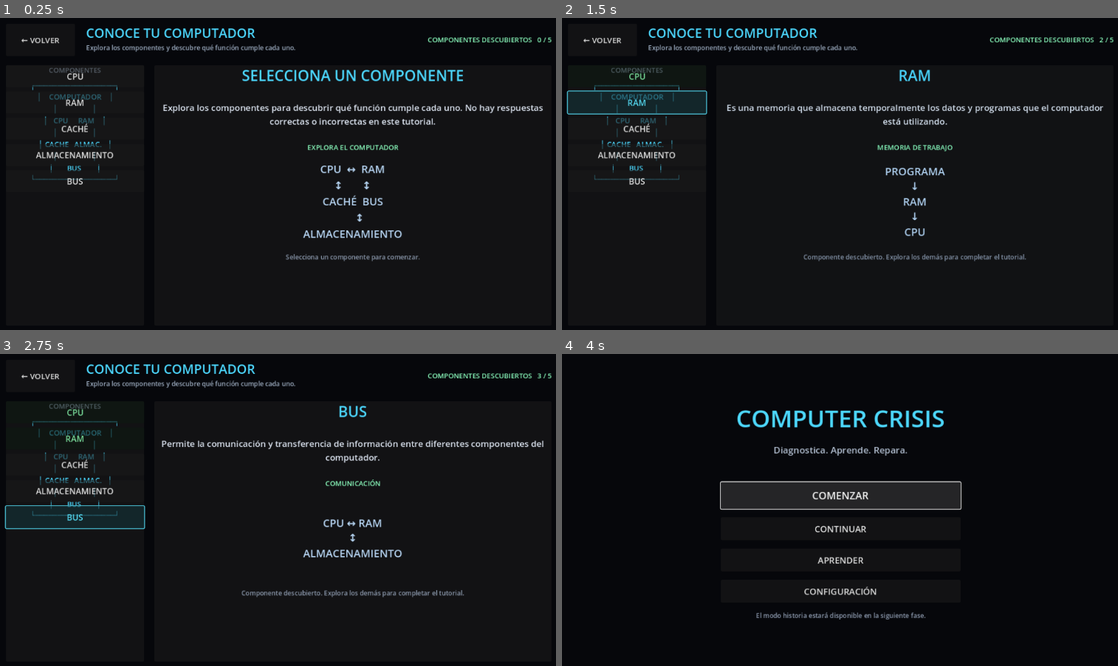
Above: before the commit, frames 1-4 (two rows, left to right).
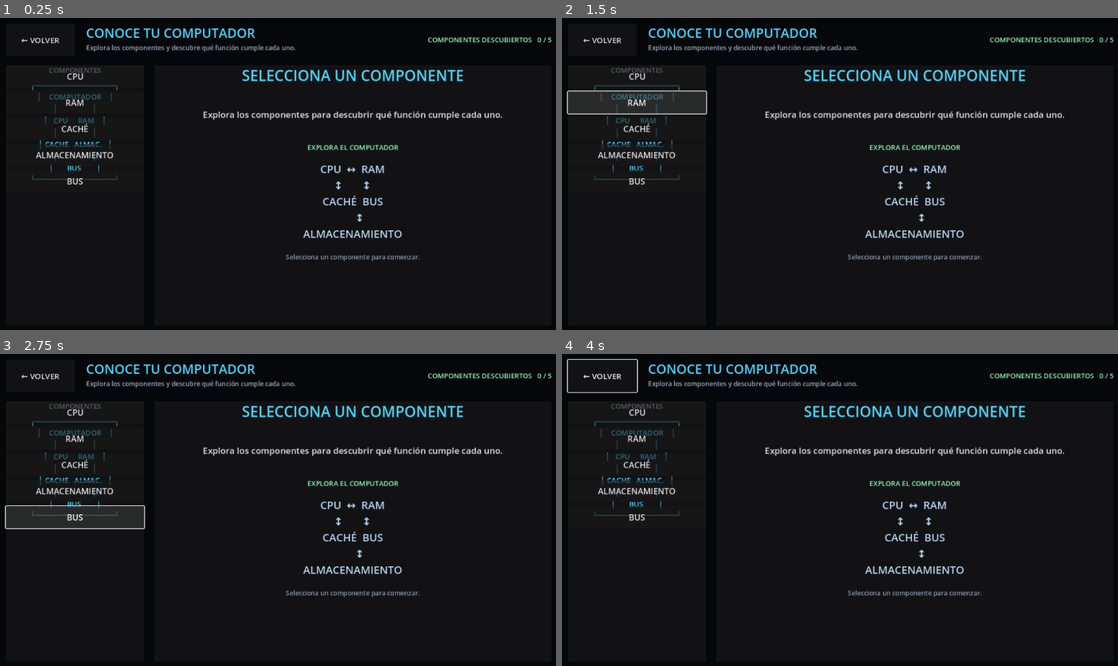
Above: after the commit, the same moments.

Repository: marcifuj/computer-crisis
Game: Godot game, scene res://scenes/tutorial/tutorial.tscn
Two runs of this game, one before a commit and one after it. Both use one fixed random seed, a clock stepped at 60 frames per second and the inputs below. This scene is started directly instead of the project's main scene.
Inputs (mouse positions are in pixels of both pictures, inside the frame that each line leads up to):
- Up to frame 1 (0.25 s): no input
- Up to frame 2 (1.5 s): click "CPU" at 0.5 s; click "RAM" at 1.25 s
- Up to frame 3 (2.75 s): click "BUS" at 2 s
- Up to frame 4 (4 s): click "← VOLVER" at 2.75 s; click (840, 494) at 3.5 s, where only the run before the commit has a clickable "COMENZAR"

The runs differ from the first frame. In frame 1, 1.8% of the frame differs, in the area x 29-98%, y 27-35%; in frame 2, 4.2%; in frame 3, 4.5%; in frame 4, 7.4%, in the area x 0-100%, y 1-86%.
Error after the commit: Invalid access to property or key 'pressed' on a base object of type 'null instance'. (res://scripts/tutorial.gd:56)

Commit message:
fix: organize tutorial component panel

Diff:
--- a/scripts/tutorial.gd
+++ b/scripts/tutorial.gd
@@ -38,11 +38,11 @@
 
 @onready var progress_label: Label = $MainContent/TopBar/Progress
 @onready var component_buttons: Dictionary = {
-    "CPU": $MainContent/Body/ComponentPanel/ComponentList/CPUButton,
-    "RAM": $MainContent/Body/ComponentPanel/ComponentList/RAMButton,
-    "CACHE": $MainContent/Body/ComponentPanel/ComponentList/CacheButton,
-    "STORAGE": $MainContent/Body/ComponentPanel/ComponentList/StorageButton,
-    "BUS": $MainContent/Body/ComponentPanel/ComponentList/BusButton
+    "CPU": $MainContent/Body/ComponentPanel/ComponentContent/ComponentList/CPUButton,
+    "RAM": $MainContent/Body/ComponentPanel/ComponentContent/ComponentList/RAMButton,
+    "CACHE": $MainContent/Body/ComponentPanel/ComponentContent/ComponentList/CacheButton,
+    "STORAGE": $MainContent/Body/ComponentPanel/ComponentContent/ComponentList/StorageButton,
+    "BUS": $MainContent/Body/ComponentPanel/ComponentContent/ComponentList/BusButton
 }
 @onready var selected_name: Label = $MainContent/Body/InfoPanel/InfoContent/SelectedName
 @onready var description_label: Label = $MainContent/Body/InfoPanel/InfoContent/Description
